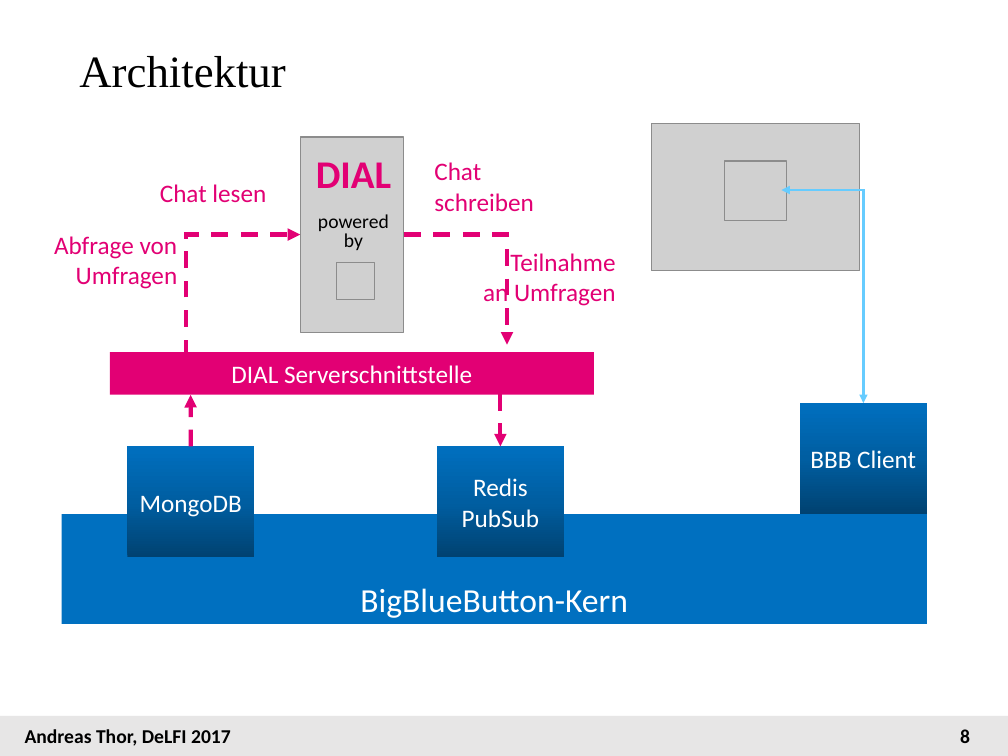
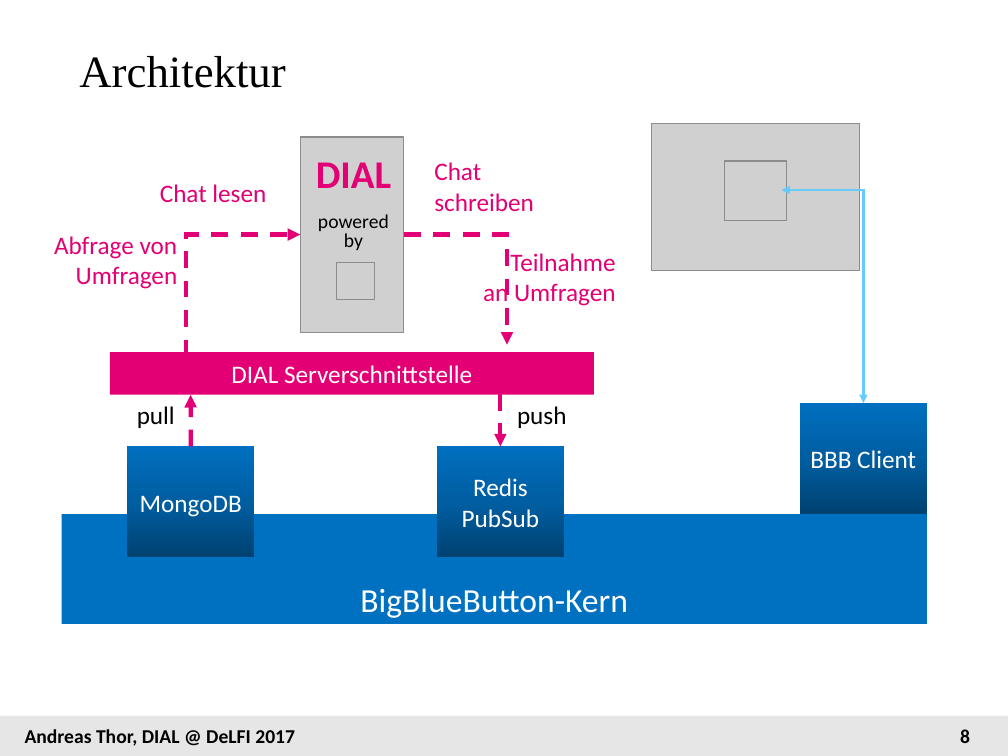
Before and after one commit to andreas-thor/papers, a slide deck: slide 8 of DIAL/DIAL_Delfi_2017_Vortrag.pptx. Drawn at 1008x756 pixels with LibreOffice and Linux fonts; fonts in the diff are those of the drawing; grey boxes stand for pictures. Boxes give left, top, right and bottom in pixels: in the first picture for what was removed or moved away, otherwise in the second. Text is boxed around its words. In the diff, an @@ line names an element or a change of style, - is before the commit and + after.

```diff
--- a/DIAL/DIAL_Delfi_2017_Vortrag.pptx
+++ b/DIAL/DIAL_Delfi_2017_Vortrag.pptx
@@ text added at (137, 406, 175, 428), 18 pt, text #000000 @@
+pull
@@ text added at (517, 406, 567, 428), 18 pt, text #000000 @@
+push
@@ text at (25, 729, 295, 746): text changed @@
-Andreas Thor, DeLFI 2017
+Andreas Thor, DIAL @ DeLFI 2017
```
Also in this commit, not shown: 8 other slides changed, 1 slide added, 1 slide removed.
